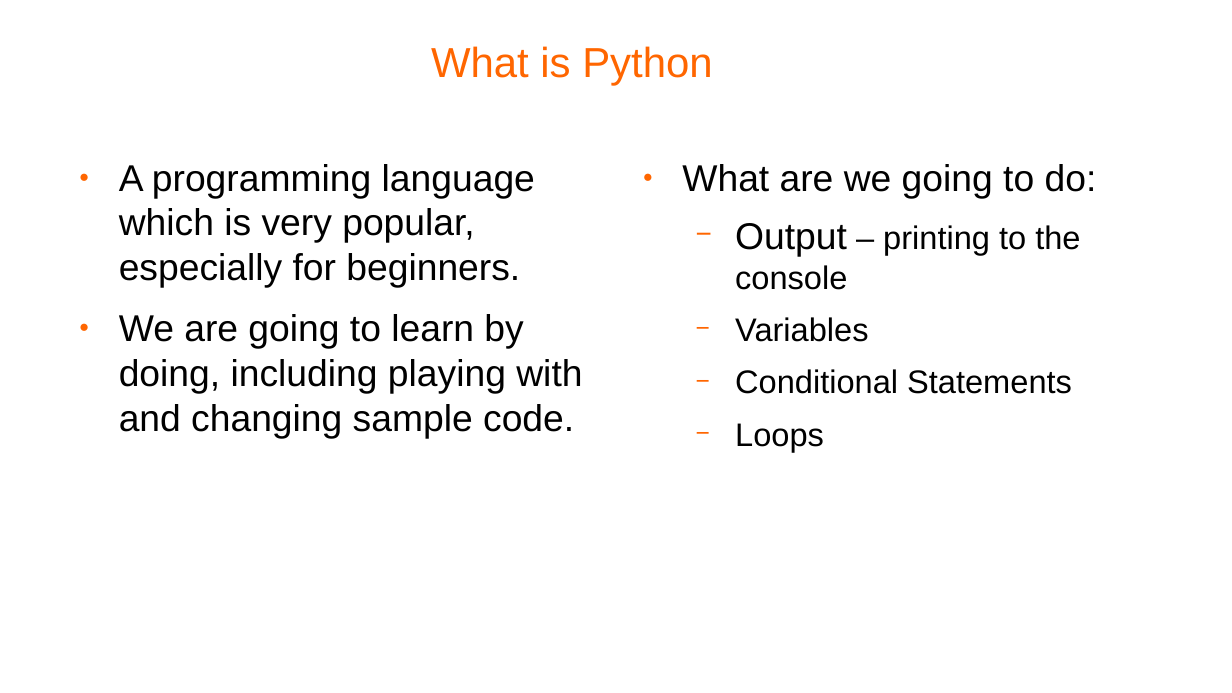
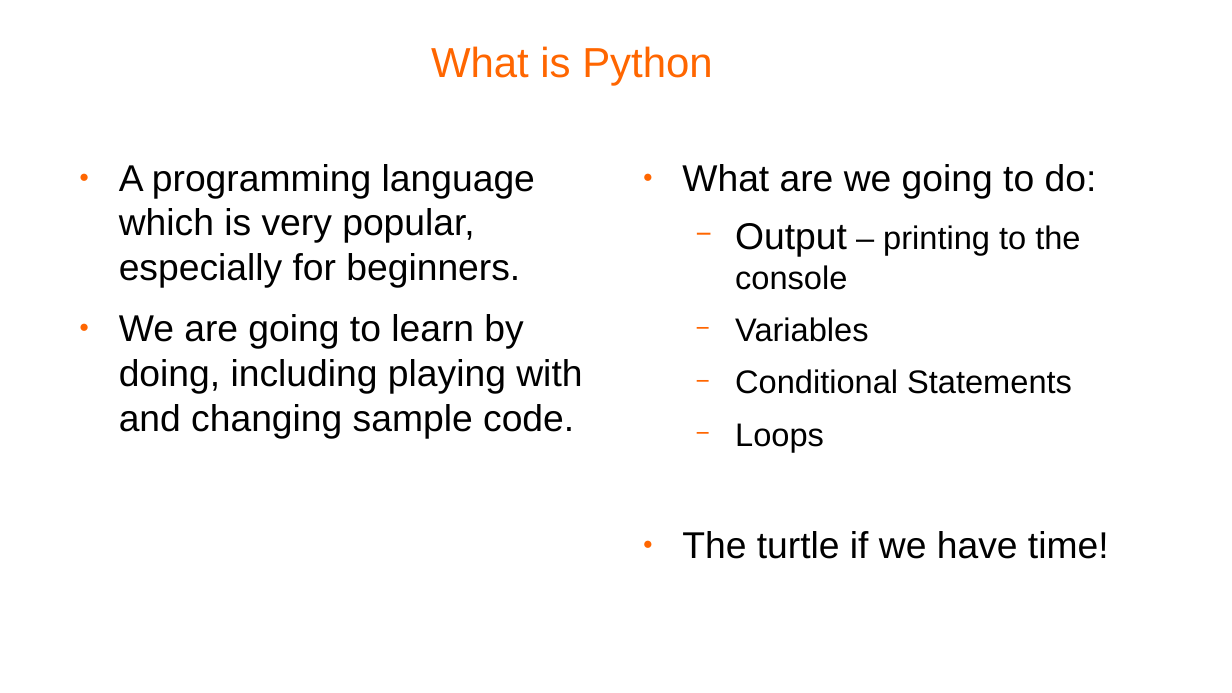
Before and after one commit to pellcorp/coding, a slide deck: slide 10 of docs/python coding.odp. Drawn at 1232x693 pixels with LibreOffice and Linux fonts; fonts in the diff are those of the drawing; background and template pictures are left out. Boxes give left, top, right and bottom in pixels: in the first picture for what was removed or moved away, otherwise in the second. Text is boxed around its words. In the diff, an @@ line names an element or a change of style, - is before the commit and + after.

Commit message:
the turtle

```diff
--- a/docs/python coding.odp
+++ b/docs/python coding.odp
@@ text at (682, 531, 1109, 559): paragraph added @@
+● The turtle if we have time!
```
Also in this commit, not shown: 2 other slides changed, 1 other file.
